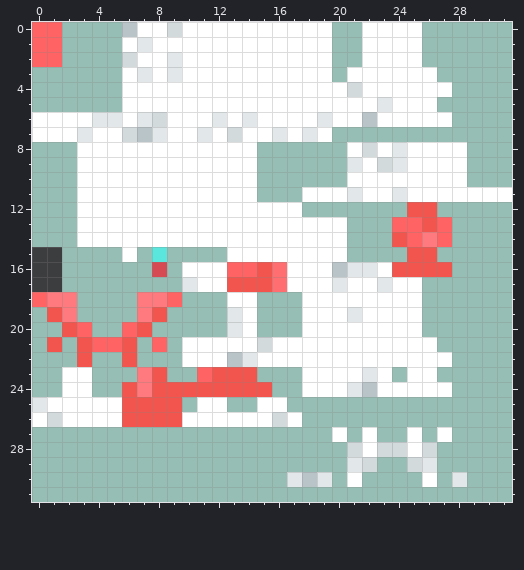
Pixel-art sprite -- assets/cobblemon/textures/pokemon/plushies/absol/absol_plushie_mega_shiny.png. This is how it looked before the edit.
The file is 32x32 pixels.
New version:
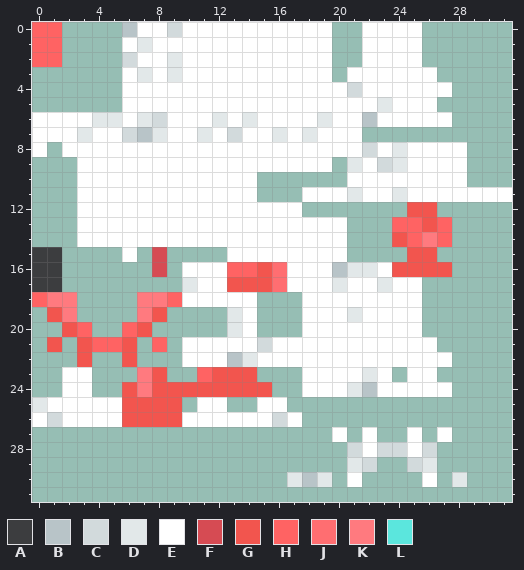
Palette (. is transparent): A #3c3d3f  B #b8c4c8  C #d2dadc  D #e2e8e9  E #ffffff  F #d64b53  G #f2554e  H #ff6363  J #ff6e71  K #ff7a7f  L #5be6dd
Diff:
{"y":7,"x":20,"old":"..","new":"EE"}
{"y":8,"x":0,"old":".","new":"E"}
{"y":8,"x":2,"old":".","new":"E"}
{"y":8,"x":15,"old":"......","new":"EEEEEE"}
{"y":9,"x":15,"old":".....","new":"EEEEE"}
{"y":15,"x":8,"old":"L","new":"F"}
{"y":18,"x":10,"old":"...","new":"EEE"}
{"label":"added","picture_box":[257,127,362,172]}
{"label":"added","picture_box":[32,142,77,157]}
{"label":"changed","picture_box":[152,247,227,307]}
